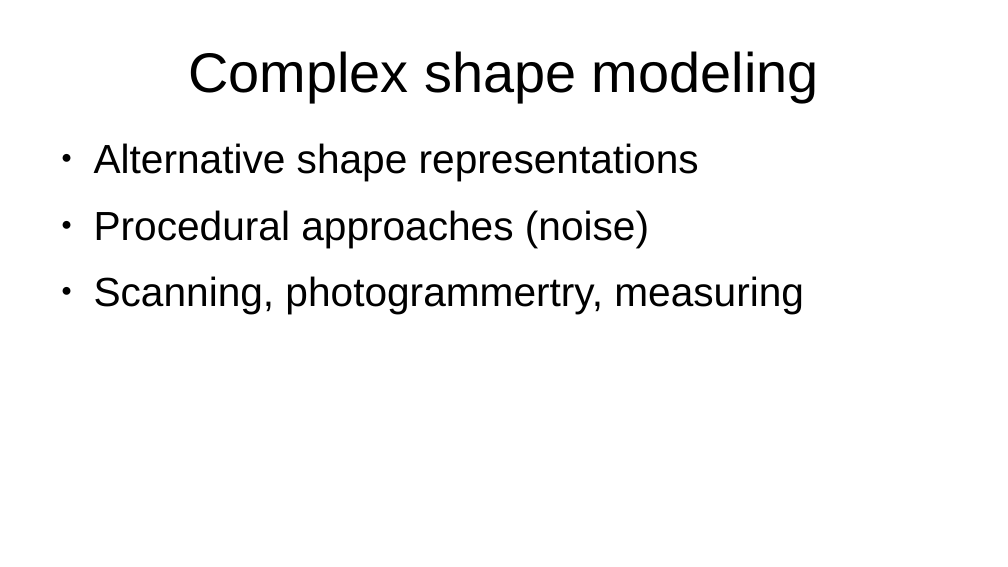
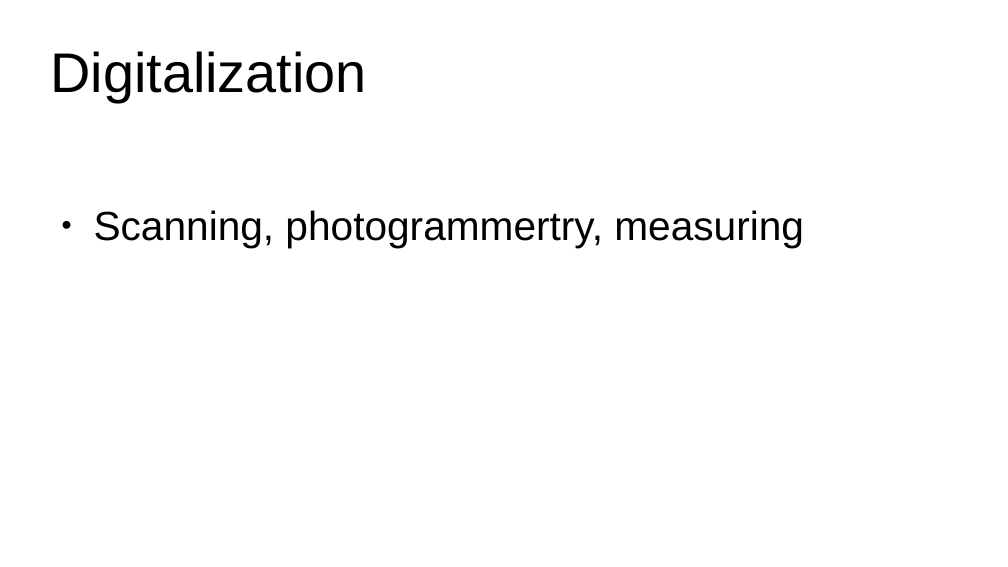
Before and after one commit to lorentzo/IntroductionToComputerGraphics, a slide deck: slide 33 of lectures/6_more_3D_scene/1_intro.odp (slide 8 before the commit). Drawn at 1008x567 pixels with LibreOffice and Linux fonts; fonts in the diff are those of the drawing. Boxes give left, top, right and bottom in pixels: in the first picture for what was removed or moved away, otherwise in the second. Text is boxed around its words. In the diff, an @@ line names an element or a change of style, - is before the commit and + after.

```diff
--- a/lectures/6_more_3D_scene/1_intro.odp
+++ b/lectures/6_more_3D_scene/1_intro.odp
@@ title at (x1=50, y1=51, x2=367, y2=102): text changed @@
-Complex shape modeling
+Digitalization
@@ text at (x1=94, y1=143, x2=699, y2=247): paragraphs removed @@
-● Alternative shape representations
-● Procedural approaches (noise)
```
Also in this commit, not shown: 2 other slides changed, 31 slides added, 1 slide removed, 8 other files.
